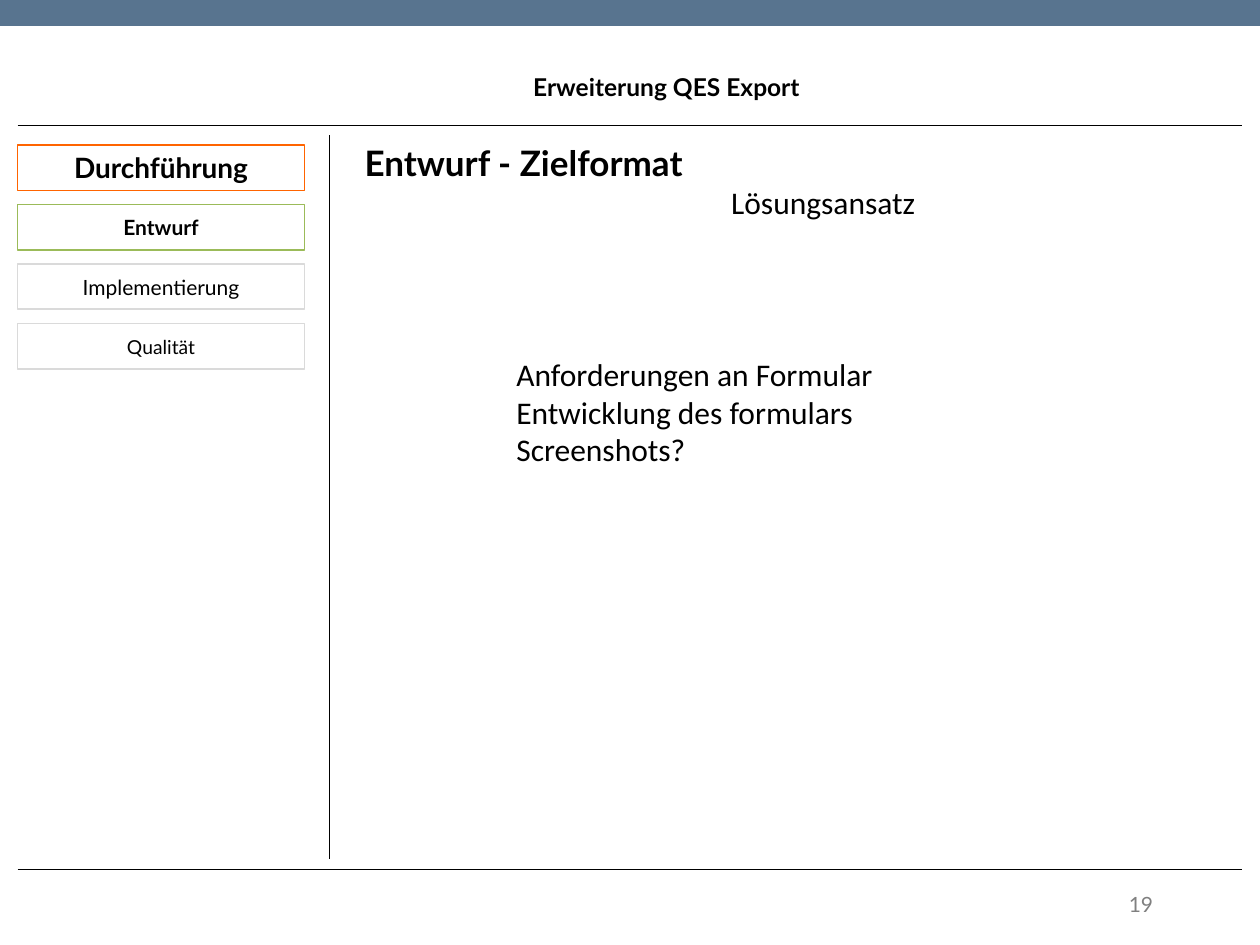
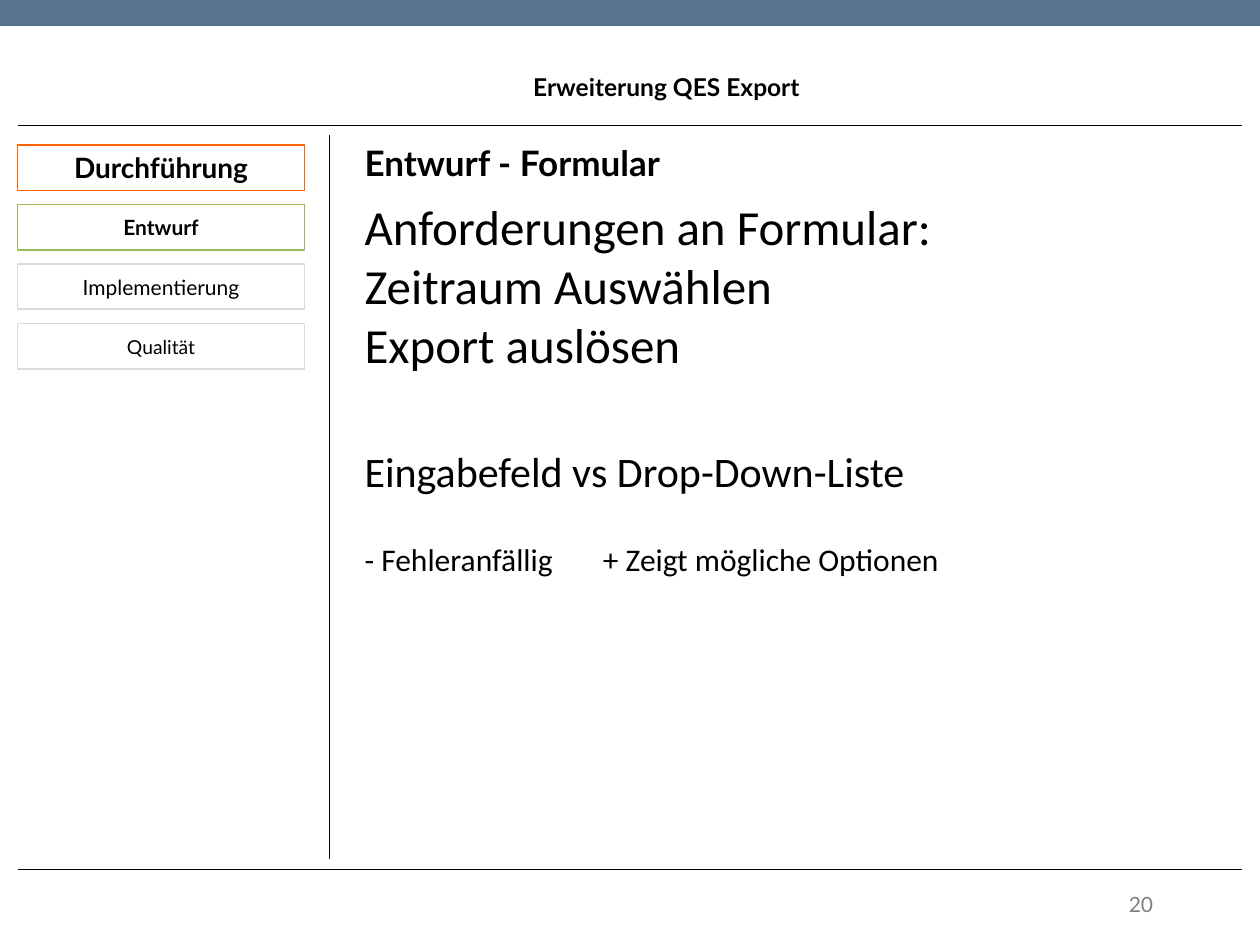
Before and after one commit to TwoHorus/dbExelExportLaravel, a slide deck: slide 20 of DOC/Fachgespraech.pptx (slide 19 before the commit). Drawn at 1260x945 pixels with LibreOffice and Linux fonts; fonts in the diff are those of the drawing; background and template pictures are left out. Boxes give left, top, right and bottom in pixels: in the first picture for what was removed or moved away, otherwise in the second. Text is boxed around its words. In the diff, an @@ line names an element or a change of style, - is before the commit and + after.

```diff
--- a/DOC/Fachgespraech.pptx
+++ b/DOC/Fachgespraech.pptx
@@ text at box(365, 150, 660, 177): text changed @@
-Entwurf - Zielformat
+Entwurf - Formular
@@ text removed at box(731, 193, 915, 220) @@
-Lösungsansatz
@@ text at box(365, 211, 931, 371): text changed; size 18 to 28 pt @@
-Anforderungen an Formular
-Entwicklung des formulars
-Screenshots?
+Anforderungen an Formular:
+Zeitraum Auswählen
+Export auslösen
@@ text added at box(365, 457, 904, 495), 24 pt, text #000000 @@
+Eingabefeld vs Drop-Down-Liste
@@ text added at box(381, 549, 552, 577), 18 pt, text #000000 @@
+- Fehleranfällig
@@ text added at box(626, 549, 938, 577), 18 pt, text #000000 @@
++ Zeigt mögliche Optionen
@@ page number at box(1129, 897, 1153, 912): text changed @@
-19
+20
```
Also in this commit, not shown: 7 other slides changed, 1 slide added.
